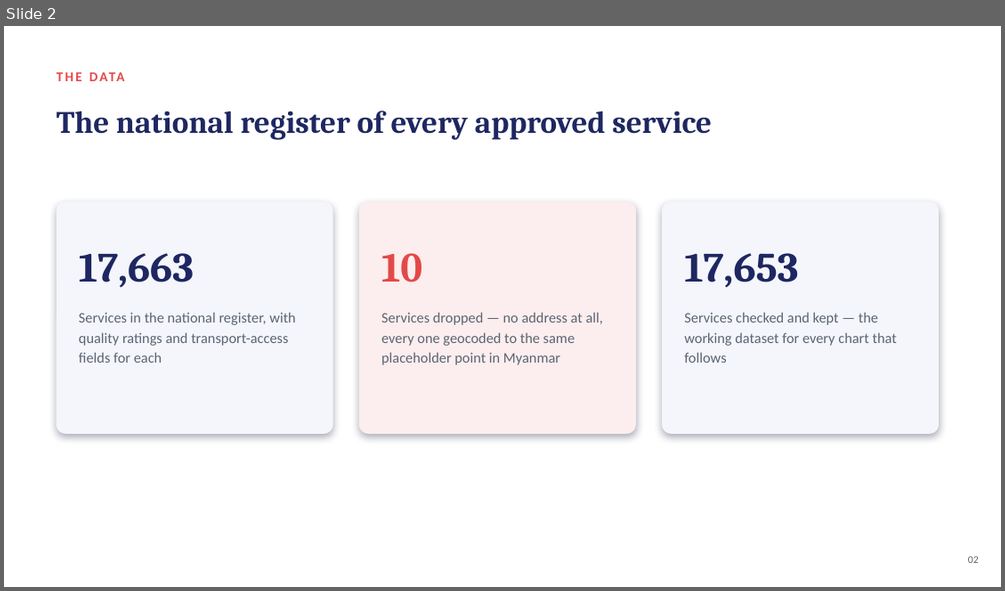
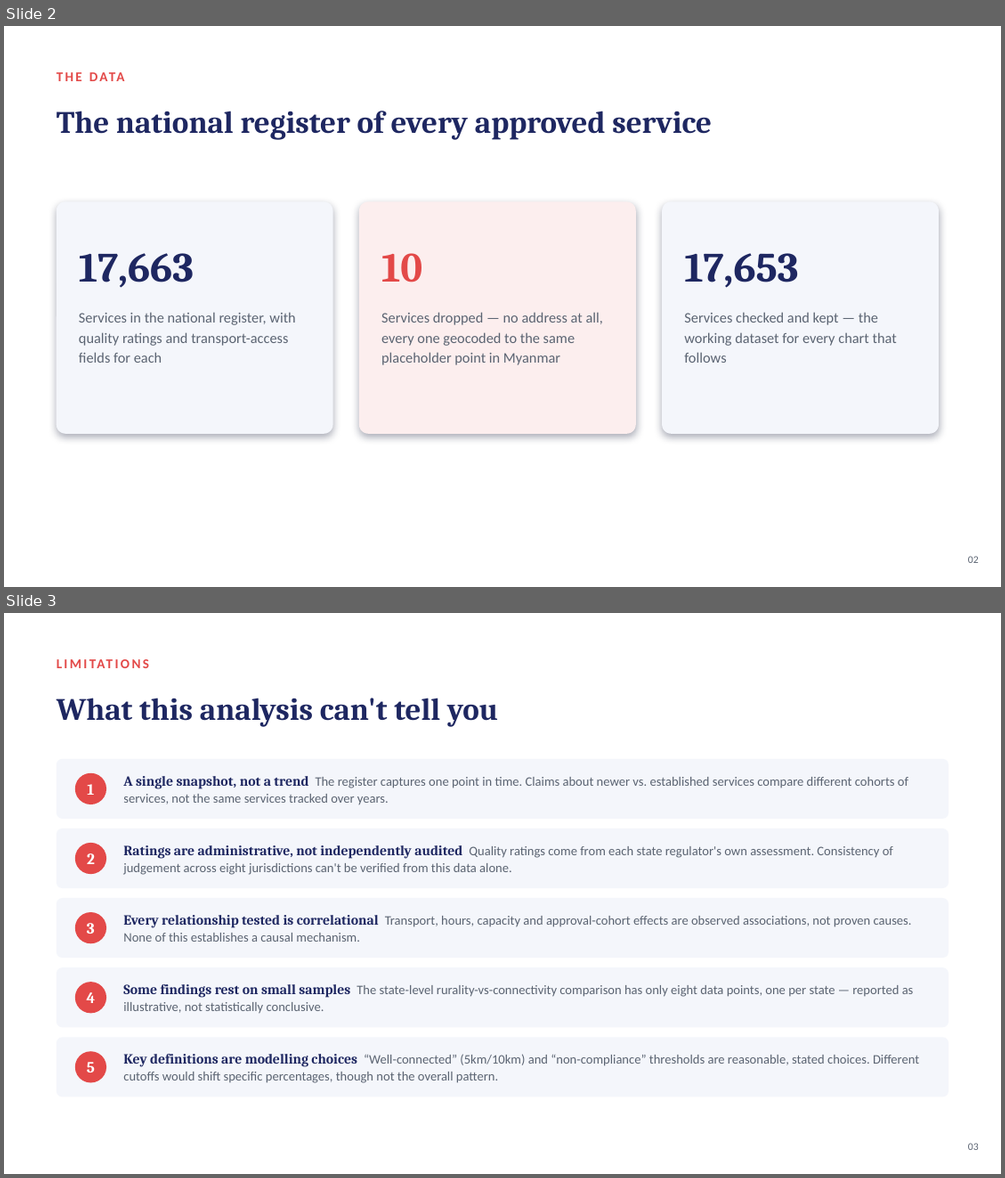
Before and after one commit to martvanhoorn2003-svg/Mart, a slide deck: ACECQA_Presentation.pptx. Shown one above the other, each under a label of ours: slide 2 before the commit, slides 2 and 3 after it. The pictures are 1005x591 and 1005x1178 pixels, drawn with LibreOffice and Linux fonts; fonts in the diff are those of the drawing. Boxes give left, top, right and bottom in pixels: in the first picture for what was removed or moved away, otherwise in the second. Text is boxed around its words. In the diff, an @@ line names an element or a change of style, - is before the commit and + after.

```diff
--- a/ACECQA_Presentation.pptx
+++ b/ACECQA_Presentation.pptx
@@ slide 3 added at <box>4,613,1001,1174</box>, background #FFFFFF @@
@@ text added at <box>57,650,655,676</box>, 13 pt, text #E34948, bold @@
+LIMITATIONS
@@ text added at <box>57,698,498,727</box>, 30 pt, text #1E2761, bold @@
+What this analysis can't tell you
@@ rounded rectangle added at <box>57,759,948,819</box>, fill #F4F6FB @@
@@ ellipse added at <box>75,773,106,804</box>, fill #E34948 @@
@@ text added at <box>87,784,94,795</box>, 15 pt, text #FFFFFF, bold @@
+1
@@ text added at <box>123,776,908,804</box>, 12.5 pt, text #5B6472 @@
+A single snapshot, not a trend The register captures one point in time. Claims about newer vs. established services compare different cohorts of services, not the same services tracked over years.
@@ rounded rectangle added at <box>57,828,948,888</box>, fill #F4F6FB @@
@@ ellipse added at <box>75,843,106,874</box>, fill #E34948 @@
@@ text added at <box>123,845,893,875</box>, 12.5 pt, text #5B6472 @@
+Ratings are administrative, not independently audited Quality ratings come from each state regulator's own assessment. Consistency of judgement across eight jurisdictions can't be verified from this data alone.
@@ text added at <box>87,853,95,864</box>, 15 pt, text #FFFFFF, bold @@
+2
@@ rounded rectangle added at <box>57,898,948,957</box>, fill #F4F6FB @@
@@ ellipse added at <box>75,912,106,943</box>, fill #E34948 @@
@@ text added at <box>87,923,95,933</box>, 15 pt, text #FFFFFF, bold @@
+3
@@ text added at <box>123,915,912,941</box>, 12.5 pt, text #5B6472 @@
+Every relationship tested is correlational Transport, hours, capacity and approval-cohort effects are observed associations, not proven causes. None of this establishes a causal mechanism.
@@ rounded rectangle added at <box>57,967,948,1027</box>, fill #F4F6FB @@
@@ ellipse added at <box>75,981,106,1013</box>, fill #E34948 @@
@@ text added at <box>123,984,914,1013</box>, 12.5 pt, text #5B6472 @@
+Some findings rest on small samples The state-level rurality-vs-connectivity comparison has only eight data points, one per state — reported as illustrative, not statistically conclusive.
@@ text added at <box>87,992,96,1003</box>, 15 pt, text #FFFFFF, bold @@
+4
@@ rounded rectangle added at <box>57,1037,948,1097</box>, fill #F4F6FB @@
@@ ellipse added at <box>75,1051,106,1083</box>, fill #E34948 @@
@@ text added at <box>87,1062,95,1072</box>, 15 pt, text #FFFFFF, bold @@
+5
@@ text added at <box>123,1054,919,1083</box>, 12.5 pt, text #5B6472 @@
+Key definitions are modelling choices “Well-connected” (5km/10km) and “non-compliance” thresholds are reasonable, stated choices. Different cutoffs would shift specific percentages, though not the overall pattern.
@@ text added at <box>968,1143,979,1150</box>, 10 pt, text #5B6472 @@
+03
```
Also in this commit, not shown: 17 slides changed.
